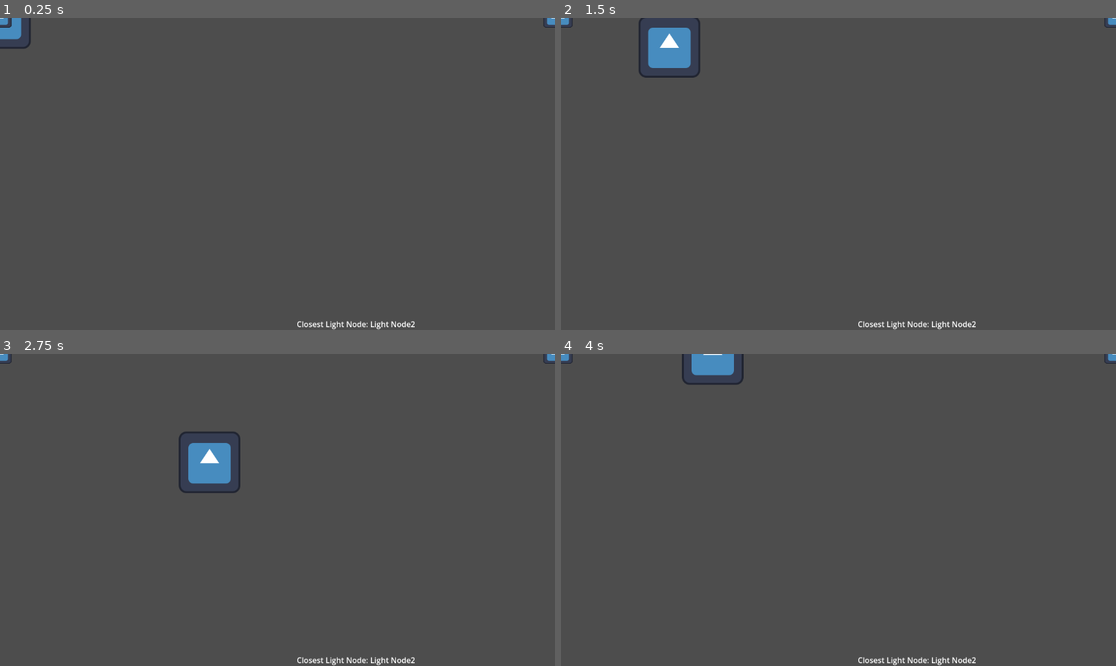
Above: before the commit, frames 1-4 (two rows, left to right).
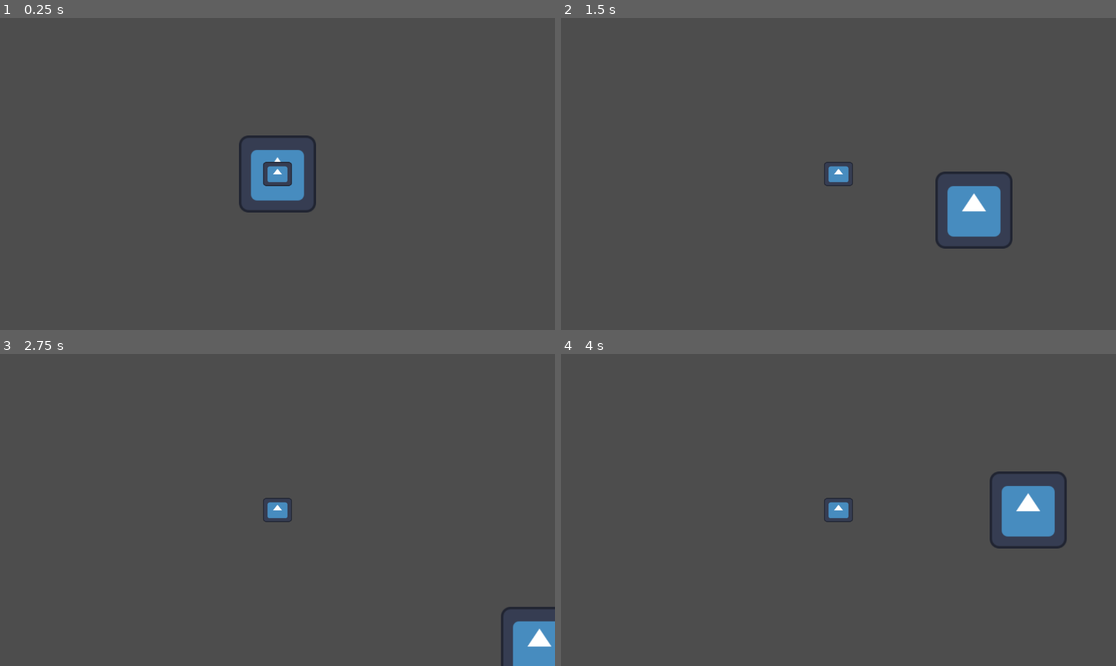
Above: after the commit, the same moments.

Repository: SmithyMKPK/SPRING-RGDC-GAME-JAM-2026
Game: Godot game, scene res://level_scene/level.tscn
The game is run twice, just before and just after one commit, with the same random seed, the same clock (stepped at 60 frames per second) and the same inputs. This scene is started directly instead of the project's main scene. The engine's default icon, where the game draws it, is replaced by a stand-in: a white triangle on a blue panel in a dark square.
Inputs:
- Up to frame 1 (0.25 s): no input
- Up to frame 2 (1.5 s): tap Enter at 0.5 s; hold D (Move Right) 0.53-1.28 s; hold S (Move Down) from 1.28 s (still down)
- Up to frame 3 (2.75 s): release S (Move Down) at 2.03 s; hold D (Move Right) from 2.03 s (still down)
- Up to frame 4 (4 s): release D (Move Right) at 2.78 s; hold W (Move Up) 2.78-3.53 s; hold A (Move Left) from 3.53 s (still down)

The runs differ from the first frame. In frame 1, 2.5% of the frame differs, in the area x 0-100%, y 0-100%; in frame 2, 3.8%; in frame 3, 3.1%; in frame 4, 3.2%.

Commit message:
add: lerped camera

Diff:
--- a/level_scene/level.gd
+++ b/level_scene/level.gd
@@ -1,16 +1,22 @@
 ## A test level to see whether distance can properly distance (or something idk)
 class_name Level extends Node2D
 
+## A reference to the camera that'll be following the player
+@export var following_camera: FollowCamera
+
+## References to each light node in a given level
 var _light_nodes: Array[LightNode]
 
-var _closest_light_node: LightNode
+## Set property that allows the camera's target to be known each frame
+var _closest_light_node: LightNode:
+	set(value):
+		following_camera.target_light_node = value
 
 # Called when the node enters the scene tree for the first time.
 func _ready() -> void:
 	for child: Node in self.get_children():
 		if child is LightNode:
 			self._light_nodes.append(child)
-
 
 func _process(_delta: float) -> void:
 	var light_node_distances: Dictionary
@@ -20,7 +26,6 @@
 		light_node_distances[light_node] = light_node_distance
 
 	self._closest_light_node = get_closest_light_node(light_node_distances)
-	$"Closes Light Node Label".text = "Closest Light Node: %s" % [self._closest_light_node.name]
 
 ## Returns the light node that's closest to the player
 func get_closest_light_node(light_node_distances: Dictionary) -> LightNode:
--- a/level_scene/level.tscn
+++ b/level_scene/level.tscn
@@ -2,17 +2,17 @@
 
 [ext_resource type="Script" uid="uid://bg2t5xitg0v7q" path="res://level_scene/level.gd" id="1_xsfn5"]
 [ext_resource type="PackedScene" uid="uid://btc7md5rfjjqr" path="res://light_node/light_node.tscn" id="3_hjoww"]
+[ext_resource type="Script" uid="uid://bqfjpxh61soai" path="res://level_scene/level_camera.gd" id="3_xsfn5"]
 
-[node name="Level Scene" type="Node2D" unique_id=2114181627]
+[node name="Level Scene" type="Node2D" unique_id=2114181627 node_paths=PackedStringArray("following_camera")]
 script = ExtResource("1_xsfn5")
+following_camera = NodePath("Level Camera")
 
 [node name="Light Node" parent="." unique_id=356253661 instance=ExtResource("3_hjoww")]
 position = Vector2(1152, 0)
 
 [node name="Light Node2" parent="." unique_id=731427006 instance=ExtResource("3_hjoww")]
 
-[node name="Closes Light Node Label" type="Label" parent="." unique_id=1507273662]
-offset_left = 616.0
-offset_top = 624.0
-offset_right = 1152.0
-offset_bottom = 647.0
+[node name="Level Camera" type="Camera2D" parent="." unique_id=66409299]
+zoom = Vector2(1.25, 1.25)
+script = ExtResource("3_xsfn5")
--- /dev/null
+++ b/level_scene/level_camera.gd
@@ -0,0 +1,25 @@
+class_name FollowCamera extends Camera2D
+
+@export var delta_coefficient: float = 3.25;
+@export var internal_global_position: Vector2;
+@export var target_light_node: LightNode;
+@export var reset_on_phys_interpolation: bool = true;
+@export var snap_scale: float = 1;
+
+func _ready() -> void:
+	self.internal_global_position = self.global_position;
+
+func _process(delta: float) -> void:
+	var target_position: Vector2 = self._get_target_global_position();
+
+	self.internal_global_position = target_position.lerp(
+		self.internal_global_position,
+		exp(-delta * self.delta_coefficient)
+	);
+
+	self.global_position = round(self.internal_global_position / snap_scale) * snap_scale;
+
+func _get_target_global_position() -> Vector2:
+	if self.target_light_node == null:
+		return self.internal_global_position;
+	return self.target_light_node.global_position;
--- a/light_node/player_distance.gd
+++ /dev/null
@@ -1,5 +0,0 @@
-## Handles everything involving distance with respect to the player
-class_name LightNodeDistanceManager extends Node
-
-## Finds the distance
-func get_distance_to_player(current_position: Vector2) -> Vector2:
Not shown, added: level_scene/level_camera.gd.uid
Not shown, removed: light_node/player_distance.gd.uid
